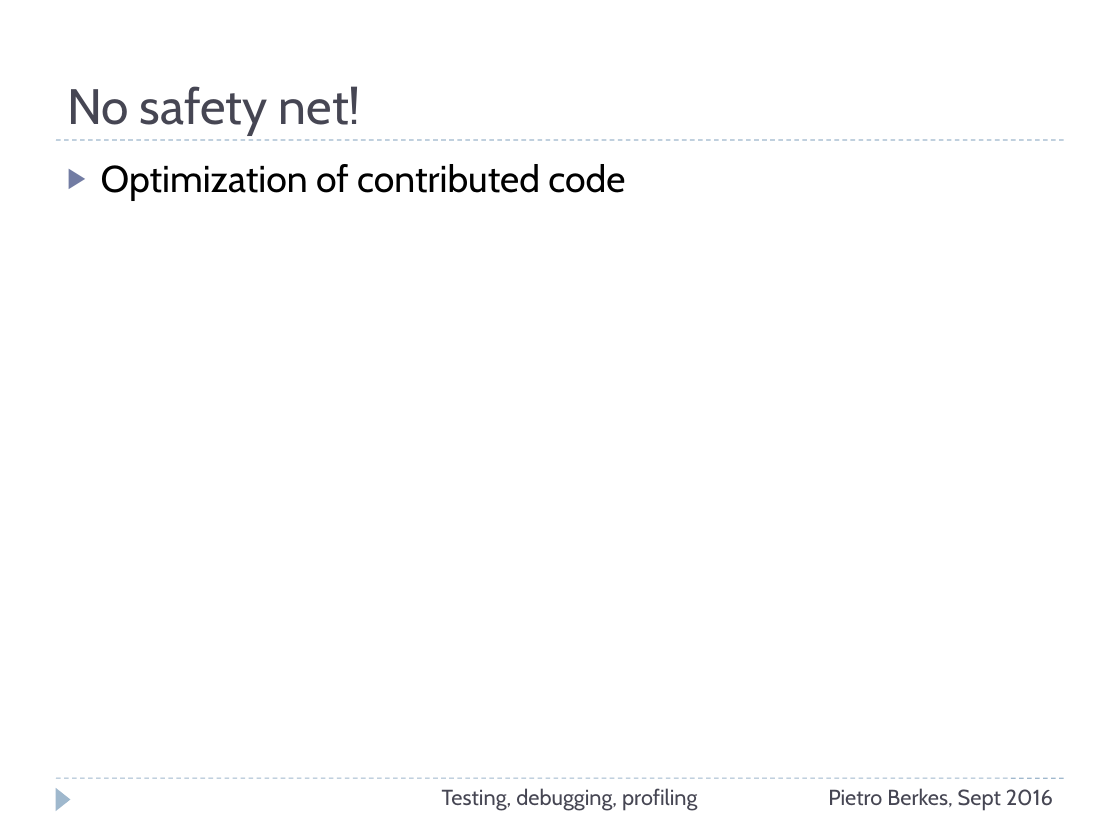
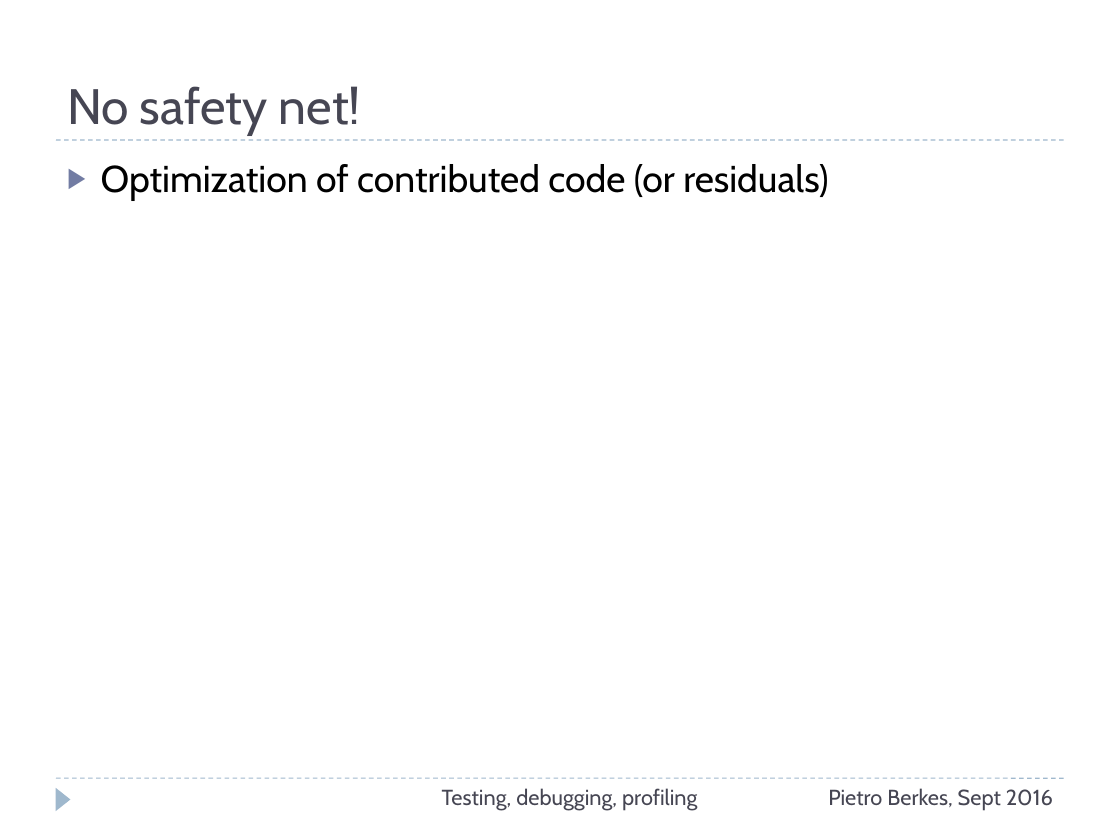
Before and after one commit to ASPP/testing_debugging_profiling, a slide deck: slide 67 of testing-debugging-profiling.pptx (slide 62 before the commit). Drawn at 1120x840 pixels with LibreOffice and Linux fonts; fonts in the diff are those of the drawing. Boxes give left, top, right and bottom in pixels: in the first picture for what was removed or moved away, otherwise in the second. Text is boxed around its words. In the diff, an @@ line names an element or a change of style, - is before the commit and + after.

```diff
--- a/testing-debugging-profiling.pptx
+++ b/testing-debugging-profiling.pptx
@@ text at bbox=[101, 164, 828, 200]: text changed @@
-▶ Optimization of contributed code
+▶ Optimization of contributed code (or residuals)
```
Also in this commit, not shown: 10 other slides changed, 5 slides added.
